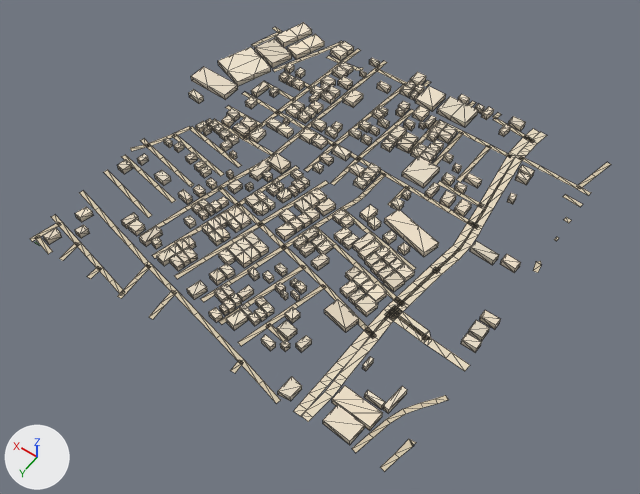
Two versions of the glTF model public/assets/bengaluru-region-v1/tiles/t4_-22-l1.glb, one commit apart.
Camera for both pictures: a 50 mm lens placed at (1852.0, -10175.0, 803.0), pointed at (2233.0, -10708.0, -34.0). The lights are fixed; the arrows at lower left show +X, +Y and +Z. The picture after the commit comes second. Mesh edges are drawn as thin lines.

Objects in the first picture: 'building', 'ground'.
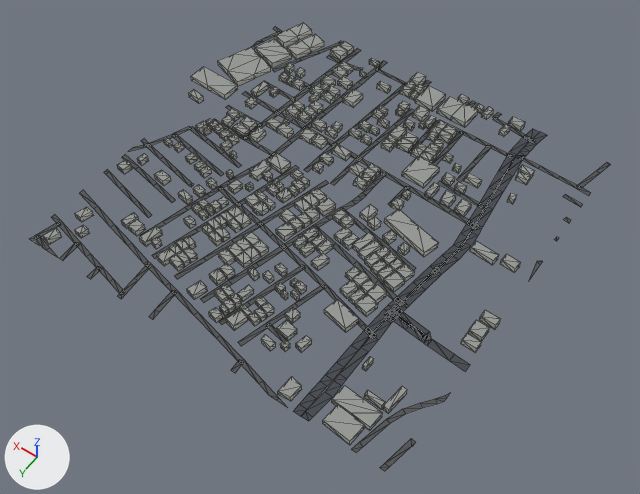
Edits to the scene script, one JSON object a line:
```json
{"block": "me_building", "where": "# used by ob_building; location = (2000.0, -11000.0, 0.0)"}
{"op": "remove", "block": "me_building", "code": "me_building.from_pydata(...)  # 2174 vertices, 2725 faces; spans x 0.0..522.0, y 0.0..497.0, z 0.0..8.0"}
{"op": "add", "block": "me_building", "code": "me_building.from_pydata(...)  # 2174 vertices, 3276 faces; spans x 0.0..522.0, y 0.0..497.0, z 0.0..8.0"}
{"block": "me_building", "change": "me_building part 1: 2725 kept faces spanning x 0.0..522.0, y 0.0..497.0, z 0.0..8.0 get new vertex colours"}
{"block": "me_building", "change": "edits to the shape of me_building do not show in these pictures"}
{"block": "me_ground", "where": "# used by ob_ground; location = (2000.0, -11000.0, 0.0)"}
{"op": "remove", "block": "me_ground", "code": "me_ground.from_pydata(...)  # 709 vertices, 553 faces; spans x -3.0..503.0, y -1.0..503.0, z 1.0"}
{"op": "add", "block": "me_ground", "code": "me_ground.from_pydata(...)  # 718 vertices, 562 faces; spans x 0.0..500.0, y 0.0..500.0, z 1.0"}
{"block": "me_ground", "change": "me_ground part 2: the loose piece of 6 vertices spanning x -3.0..6.0, y 186.0..204.0, z 1.0 is rebuilt with 6 vertices and now spans x 0.0..6.0, y 185.0..220.0, z 1.0"}
{"block": "me_ground", "change": "me_ground part 3"}
{"block": "me_ground", "change": "31 vertices are removed from x -3.0..501.0, y -1.0..503.0, z 1.0"}
{"block": "me_ground", "change": "47 faces are deleted"}
{"block": "me_ground", "change": "3 vertices in x 47.0..497.0, y -1.0..499.0, z 1.0 move by (0.0, 1.0, 0.0)"}
{"block": "me_ground", "change": "3 vertices in x 41.0..491.0, y 1.0..501.0, z 1.0 move by (0.0, -1.0, 0.0)"}
{"block": "me_ground", "change": "3 vertices in x -1.0..499.0, y 302.0..457.0, z 1.0 move by (1.0, 6.0, 0.0)"}
{"block": "me_ground", "change": "20 vertices move from x 3.0..502.0, y 1.0..503.0, z 1.0 to x 0.0..500.0, y 0.0..500.0, z 1.0"}
{"block": "me_ground", "change": "38 vertices are added at x 0.0..500.0, y 0.0..500.0, z 1.0"}
{"block": "me_ground", "change": "54 new faces join them"}
{"block": "me_ground", "change": "me_ground part 4"}
{"block": "me_ground", "change": "6 vertices are removed from x 330.0..503.0, y 0.0..79.0, z 1.0"}
{"block": "me_ground", "change": "11 faces are deleted"}
{"block": "me_ground", "change": "3 vertices move from x 497.0..501.0, y 28.0..81.0, z 1.0 to x 500.0, y 28.0..89.0, z 1.0"}
{"block": "me_ground", "change": "8 vertices are added at x 329.0..500.0, y 0.0..78.0, z 1.0"}
{"block": "me_ground", "change": "13 new faces join them"}
{"block": "me_ground", "change": "me_ground part 5"}
{"block": "me_ground", "change": "3 vertices are removed from x 226.0..237.0, y 235.0..274.0, z 1.0"}
{"block": "me_ground", "change": "7 faces are deleted"}
{"block": "me_ground", "change": "3 vertices are added at (238.0, 274.0, 1.0), (232.0, 253.0, 1.0), (227.0, 235.0, 1.0)"}
{"block": "me_ground", "change": "7 new faces join them"}
{"block": "me_ground", "change": "me_ground part 6: 483 kept faces spanning x 0.0..500.0, y 0.0..500.0, z 1.0 get new vertex colours; the middle colour goes from beige #d7c9ae to dark grey #535556"}
```

What differs and where, as boxes (x1, y1, x2, y2) in the pictures (640 x 494 px; the box of a moved part takes in the faces that stretch with it):
```json
{"object": "ground", "change": "reshaped", "before": [30, 27, 611, 472], "after": [30, 27, 611, 471]}
{"part": 1, "of": "me_building", "change": "recoloured", "before": [43, 22, 534, 444], "after": [43, 22, 534, 444], "on screen": "darker"}
{"part": 2, "of": "me_ground", "change": "rebuilt", "before": [533, 261, 541, 273], "after": [528, 261, 543, 282]}
{"part": 3, "of": "me_ground", "change": "moved or reshaped", "before": [30, 128, 611, 472], "after": [30, 129, 611, 471]}
{"part": 4, "of": "me_ground", "change": "moved or reshaped", "before": [252, 27, 387, 84], "after": [252, 27, 388, 85]}
{"part": 5, "of": "me_ground", "change": "moved or reshaped", "before": [313, 197, 362, 226], "after": [312, 197, 362, 226]}
{"part": 6, "of": "me_ground", "change": "recoloured", "before": [30, 27, 596, 452], "after": [30, 27, 596, 452]}
```
